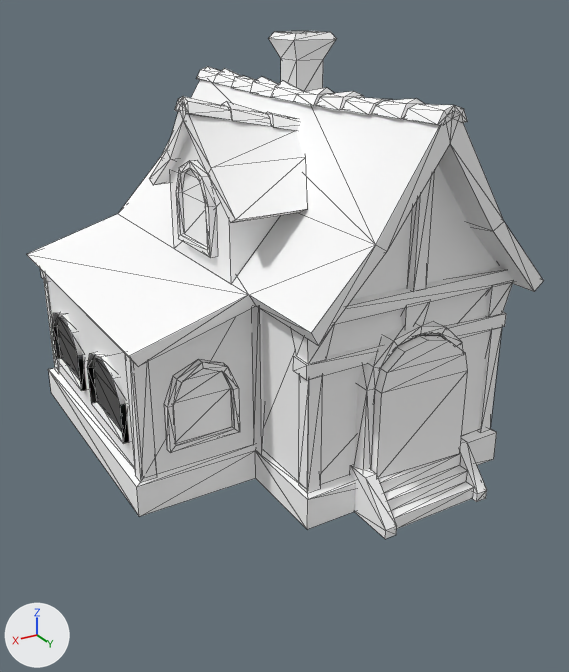
One commit to the FBX model Assets/AssetStore/Baker House/Models/Baker_house.FBX: the scene before it, then after it.
The view is the same before and after, from a camera (50 mm lens) standing at (0.75, 1.468, 0.964) and looking at (-0.038, 0.156, 0.308). Lighting does not change. The marker at lower left points along +X, +Y and +Z. Mesh edges are drawn as thin lines. Where no turn or scale is listed for an object, it has been applied to the vertices.

The first picture shows 'Baker_house', 'Door', 'WindowSide'.
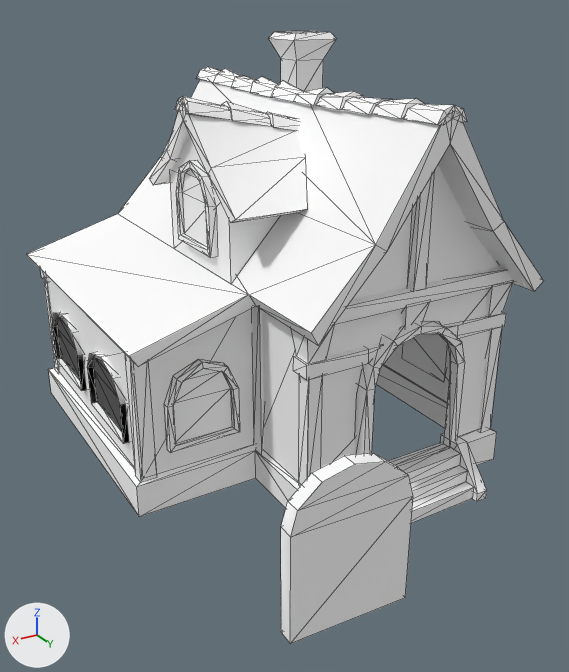
What differs and where, as boxes [x1, y1, x2, y2] in the pictures (569 x 672 px; the box of a moved part takes in the faces that stretch with it):
'Baker_house', reshaped
    before: [26, 31, 544, 539]
    after: [26, 31, 544, 523]
'Door', moved
    before: [371, 336, 468, 479]
    after: [281, 453, 413, 643]
part 1 of me_mesh_001, built on
    before: [294, 288, 506, 499]
    after: [294, 288, 506, 468]
part 2 of me_mesh_001, moved or reshaped
    both: [40, 269, 49, 282]

Patch to the scene script:
```diff
--- a/Assets/AssetStore/Baker House/Models/Baker_house.FBX.py
+++ b/Assets/AssetStore/Baker House/Models/Baker_house.FBX.py
@@ me_mesh_001 @@
 # used by ob_baker_house; location = (0.0, 0.0, 0.0)
-me_mesh_001.from_pydata(...)  # 666 vertices, 917 faces; spans x -0.475..0.328, y -0.496..0.496, z 0.0..0.886
+me_mesh_001.from_pydata(...)  # 751 vertices, 979 faces; spans x -0.475..0.328, y -0.496..0.496, z 0.0..0.886
+# me_mesh_001 part 1
+# 19 faces are deleted
+# 7 vertices move from x -0.248..-0.14, y 0.342..0.404, z 0.354..0.355 to x -0.248..-0.113, y 0.342..0.404, z 0.355..0.37
+# 79 vertices are added at x -0.319..-0.022, y 0.341..0.386, z 0.08..0.378
+# 77 new faces join them
+# me_mesh_001 part 2
+# 8 faces are deleted
+# 4 vertices move from x -0.213..-0.175, y -0.43..-0.39, z 0.354 to x -0.213..-0.175, y -0.43..-0.39, z 0.368..0.37
+# 6 vertices are added at (0.054, -0.391, 0.325), (0.31, -0.391, 0.336), (0.31, -0.406, 0.336), (-0.186, -0.406, 0.355), (-0.186, -0.391, 0.355), (-0.442, -0.391, 0.345)
+# 12 new faces join them
 me_mesh_001.materials.append(mat_baker_house)
@@ ob_door @@
 ob_door = bpy.data.objects.new('Door', me_mesh)
-ob_door.location = (-0.087, 0.402, 0.089)
+ob_door.location = (0.285, 0.683, 0.089)
```
